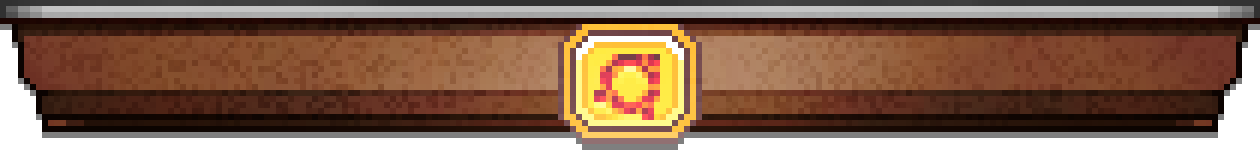
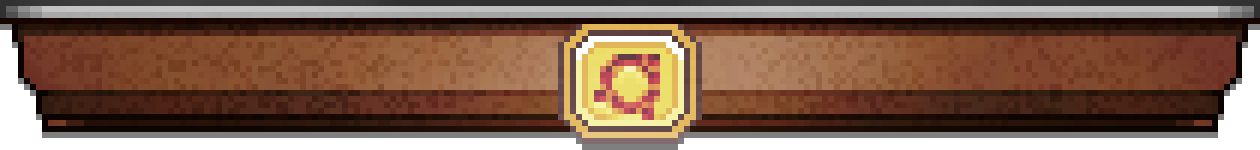
Revision of a layered 1260 x 150 image; what changed, layer by layer:
pixels changed over [0, 18, 1260, 144] (layer not identified)
